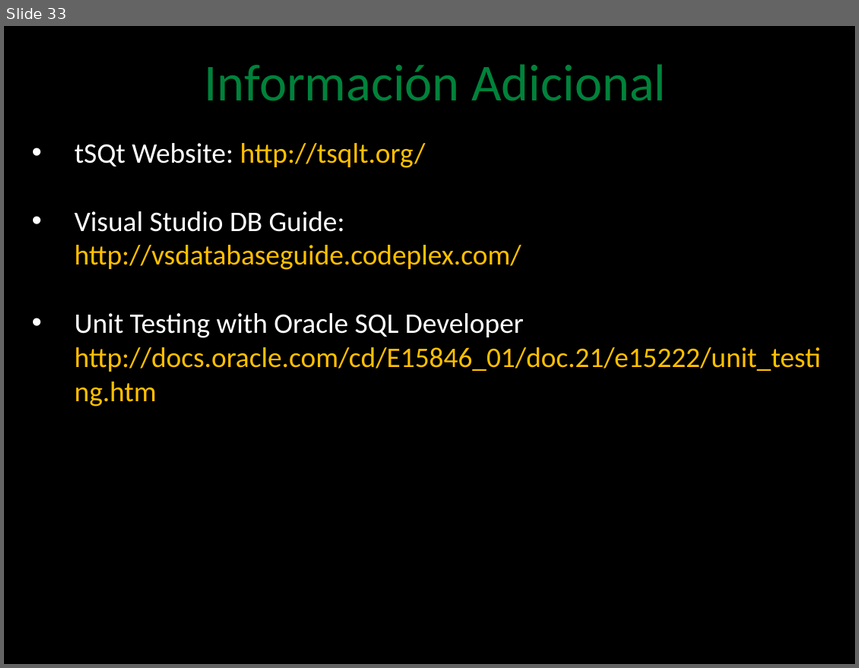
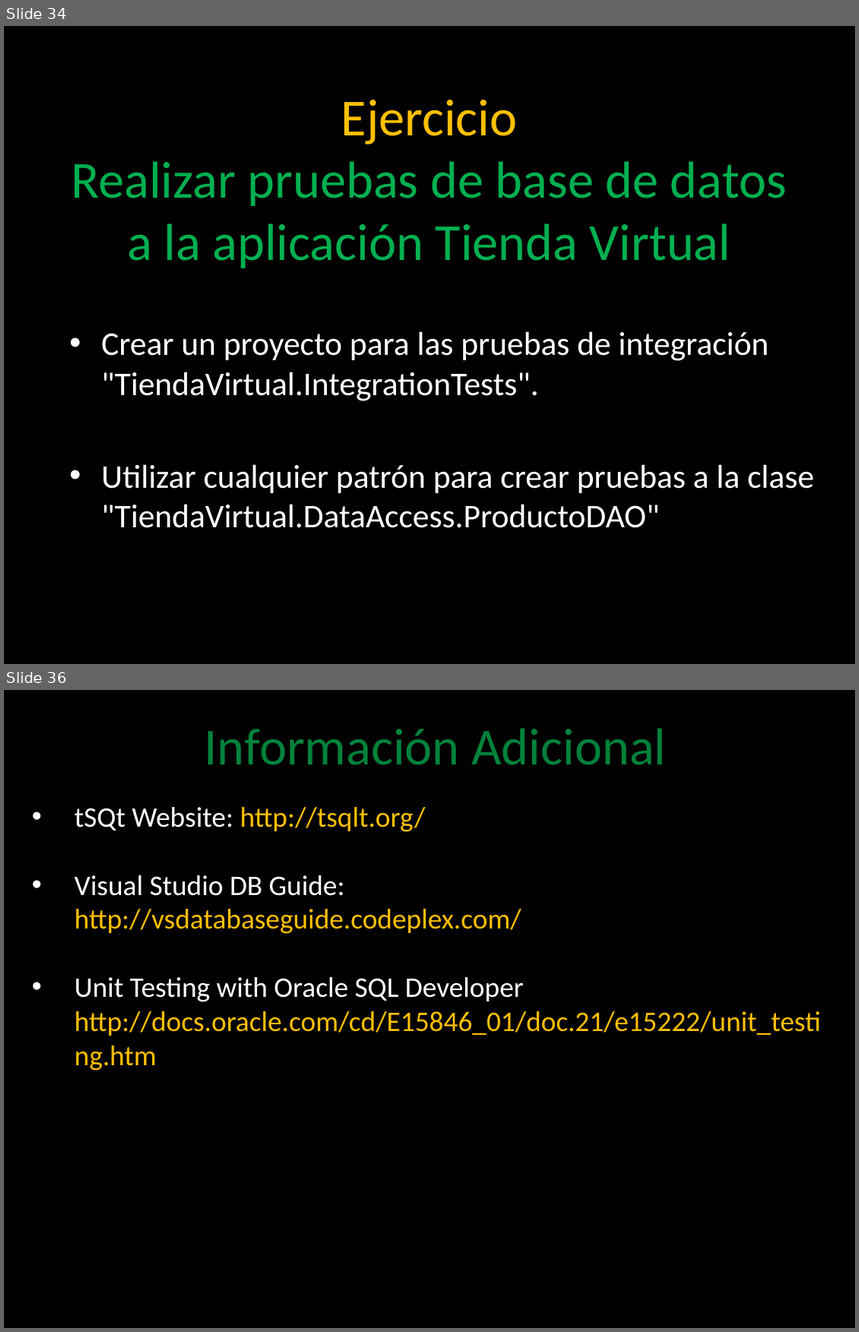
Before and after one commit to angelnunezsalazar/Test-Automation-NET, a slide deck: Diapositivas/3. Database Testing.pptx. Shown one above the other, each under a label of ours: slide 33 before the commit, slides 34 and 36 after it; the slides between them are not shown. The pictures are 859x668 and 859x1332 pixels, drawn with LibreOffice and Linux fonts; fonts in the diff are those of the drawing; background and template pictures are left out. Boxes give left, top, right and bottom in pixels: in the first picture for what was removed or moved away, otherwise in the second. Text is boxed around its words. In the diff, an @@ line names an element or a change of style, - is before the commit and + after.

Commit message:
Full Stack con IntegrationTesting

```diff
--- a/Diapositivas/3. Database Testing.pptx
+++ b/Diapositivas/3. Database Testing.pptx
@@ slide 34 added at (x1=4, y1=26, x2=855, y2=664), background picture (left out) @@
@@ title added at (x1=71, y1=100, x2=787, y2=268), 44 pt, text #00B050 @@
+Ejercicio
+Realizar pruebas de base de datos a la aplicación Tienda Virtual
@@ text added at (x1=101, y1=332, x2=814, y2=528), 28 pt, text #FFFFFF @@
+• Crear un proyecto para las pruebas de integración "TiendaVirtual.IntegrationTests".
+• Utilizar cualquier patrón para crear pruebas a la clase "TiendaVirtual.DataAccess.ProductoDAO"
@@ what was slide 33 is now slide 36 @@
```
Also in this commit, not shown: 9 slides changed, 2 other slides added, 22 other files.
